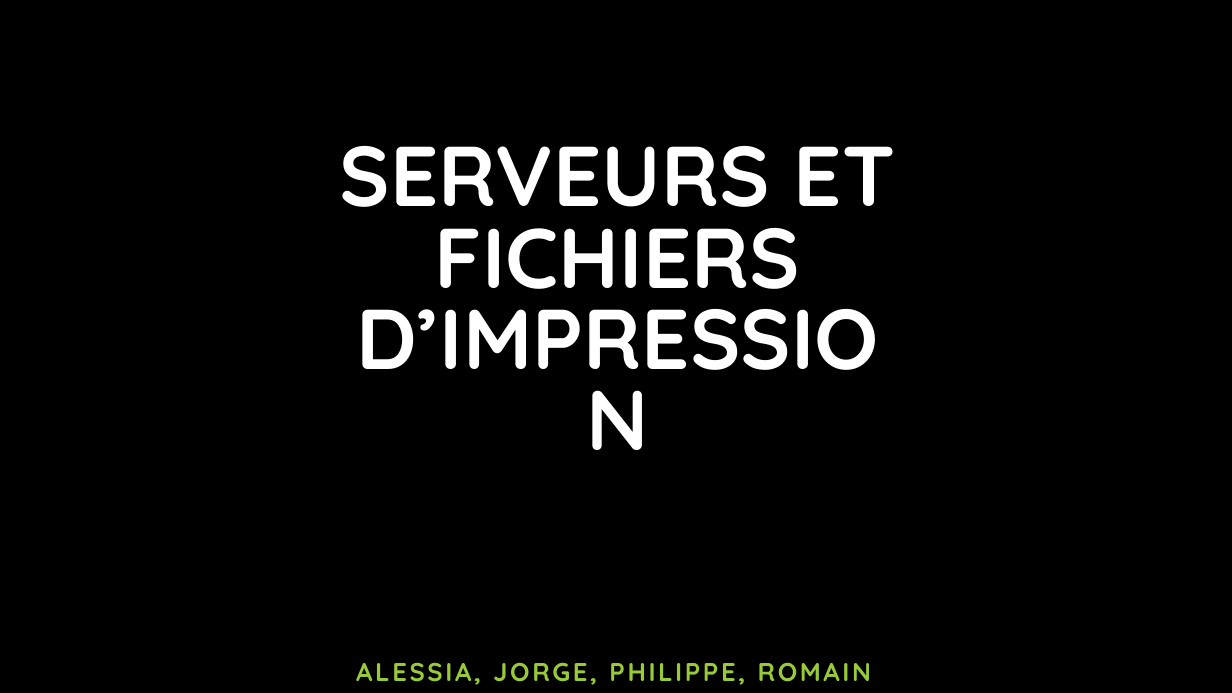
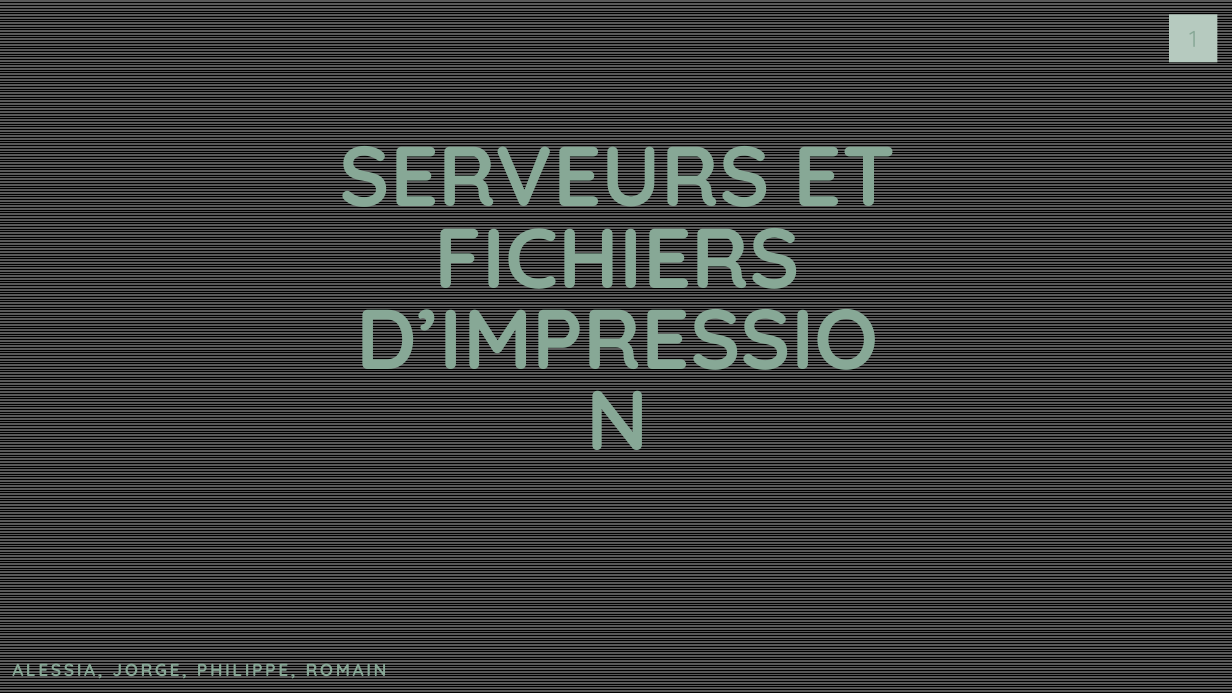
Before and after one commit to J0rg321/Serveur_Fichiers_ICT-123, a slide deck: slide 1 of SERVEUR ET FICHIERS D’IMPRESSION.pptx. Drawn at 1232x693 pixels with LibreOffice and Linux fonts; fonts in the diff are those of the drawing; background and template pictures are left out. Boxes give left, top, right and bottom in pixels: in the first picture for what was removed or moved away, otherwise in the second. Text is boxed around its words. In the diff, an @@ line names an element or a change of style, - is before the commit and + after.

Commit message:
Update du PP

```diff
--- a/SERVEUR ET FICHIERS D’IMPRESSION.pptx
+++ b/SERVEUR ET FICHIERS D’IMPRESSION.pptx
@@ background picture (left out) to pattern #000000 on #595959 @@
@@ page number added at [1169, 15, 1217, 63], fill #B6CABF, 18 pt, text #87A896 @@
+1
@@ title "SERVEURS ET FICHIERS D’IMPRESSION" at [340, 121, 895, 391]: text colour #FFFFFF to #87A896 @@
@@ subtitle "ALESSIA, JORGE, PHILIPPE, ROMAIN": place and size @@
-subtitle "ALESSIA, JORGE, PHILIPPE, ROMAIN" at [347, 657, 888, 693]
+subtitle "ALESSIA, JORGE, PHILIPPE, ROMAIN" at [12, 657, 387, 679]
@@ subtitle "ALESSIA, JORGE, PHILIPPE, ROMAIN" at [12, 657, 387, 679]: size 20 to 13.6 pt, text colour #99CB38 to #87A896; line spacing 0.8 to 0.7; vertical alignment top to middle @@
```
Also in this commit, not shown: 4 other slides changed.
